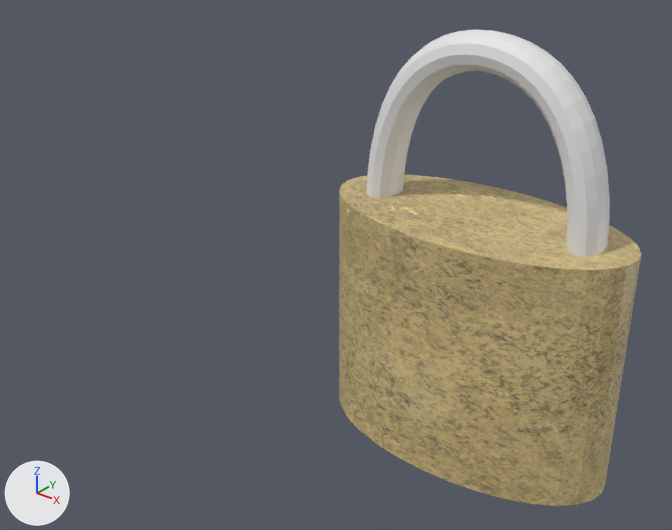
One commit to the Blender file Assets/Art/Environment/Objects/lock thing 1.blend: the scene before it, then after it.
One viewpoint serves both versions: a 50 mm camera at (2.58, -4.61, 3.0) aimed at (-0.3, -1.0, 0.76). The axes (+X, +Y, +Z) are drawn at lower left. The lights are the same throughout.
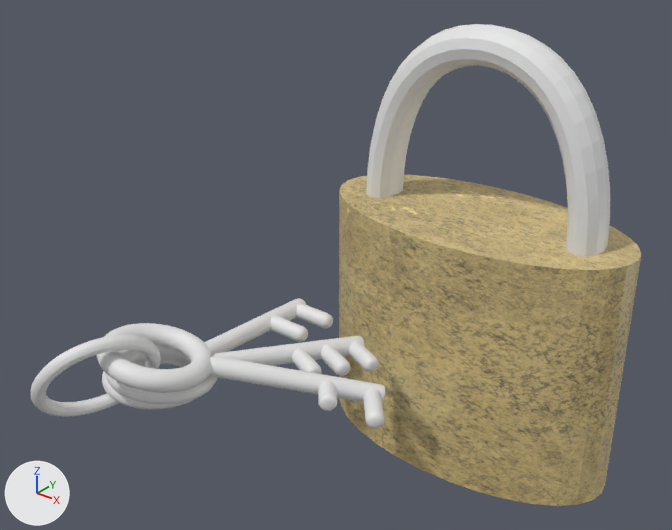
Boxes (x1, y1, x2, y2) around the edits, measured in the pictures (672 x 530 px):
```json
{"object": "Torus.001", "change": "moved", "before": [366, 30, 610, 257], "after": [366, 24, 610, 257]}
{"object": "Cylinder.007", "change": "added", "after": [97, 323, 385, 428]}
{"object": "Cylinder.006", "change": "added", "after": [105, 336, 379, 404]}
{"object": "Torus.005", "change": "added", "after": [31, 335, 161, 417]}
{"object": "Torus", "change": "added", "after": [102, 298, 333, 409]}
```

Scene script edits in JSON lines:
```json
{"op": "add", "block": "mat_material_002", "code": ["mat_material_002 = principled_material('Material.002')", "mat_material_002.base_color = (0.8, 0.8, 0.8)  # white #e7e7e7"]}
{"block": "me_torus_001", "where": "me_torus_001.from_pydata(...)  # 324 vertices, 314 faces; spans x -1.15..1.15, y -1.0..1.11, z -0.15..0.15"}
{"block": "me_torus_001", "where": "# used by ob_torus_001; location = (0.0, 0.0, 0.8); rotation_euler = (1.571, 0.0, 0.0), in degrees (90, 0, 0); scale = (0.7, 1.0, 1.0)"}
{"block": "me_torus_001", "change": "me_torus_001 part 1: the whole mesh is moved by (1.0, 1.0, 0.0)"}
{"op": "add", "block": "me_torus_005", "code": ["me_torus_005 = bpy.data.meshes.new('Torus.005')", "me_torus_005.from_pydata(...)  # a torus around z (ring radius 1.0, tube radius 0.12) spanning x -1.12..1.12, y -1.12..1.12, z -0.12..0.12", "me_torus_005.polygons.foreach_set('use_smooth', [True] * 576)", "me_torus_005.materials.append(mat_material_002)  # its picture is missing"]}
{"op": "add", "block": "me_cylinder_007", "code": ["me_cylinder_007 = bpy.data.meshes.new('Cylinder.007')", "me_cylinder_007.from_pydata(...)  # 2880 vertices, 2790 faces; spans x -1.2..1.2, y -24.9..6.2, z -4.1..2.1", "me_cylinder_007.polygons.foreach_set('use_smooth', [True] * 2790)", "me_cylinder_007.materials.append(mat_material_002)  # its picture is missing"]}
{"op": "add", "block": "me_cylinder_006", "code": ["me_cylinder_006 = bpy.data.meshes.new('Cylinder.006')", "me_cylinder_006.from_pydata(...)  # 3040 vertices, 2920 faces; spans x -1.2..1.2, y -22.4..8.8, z -2.9..1.2", "me_cylinder_006.polygons.foreach_set('use_smooth', [True] * 2920)", "me_cylinder_006.materials.append(mat_material_002)  # its picture is missing"]}
{"op": "add", "block": "me_torus", "code": ["me_torus = bpy.data.meshes.new('Torus')", "me_torus.from_pydata(...)  # 2880 vertices, 2790 faces; spans x -1.24..1.24, y -1.24..5.0, z -0.24..0.24", "me_torus.polygons.foreach_set('use_smooth', [True] * 2790)", "me_torus.materials.append(mat_material_002)  # its picture is missing"]}
{"op": "set", "path": "ob_torus_001.location", "old": "(0.0, 0.0, 0.8)", "new": "(-0.7, 0.0, -0.17)"}
{"op": "add", "block": "ob_torus_005", "code": ["ob_torus_005 = bpy.data.objects.new('Torus.005', me_torus_005)", "ob_torus_005.location = (-0.997, -2.144, 0.33)", "ob_torus_005.rotation_euler = (-0.873, -0.698, 0.698)  # degrees (-50, -40, 40)", "ob_torus_005.scale = (0.308, 0.308, 0.308)"]}
{"op": "add", "block": "ob_cylinder_007", "code": ["ob_cylinder_007 = bpy.data.objects.new('Cylinder.007', me_cylinder_007)", "ob_cylinder_007.location = (-0.037, -1.406, 0.231)", "ob_cylinder_007.rotation_euler = (1.833, 1.789, 0.96)  # degrees (105, 103, 55)", "ob_cylinder_007.scale = (0.0492, 0.0492, 0.0984)"]}
{"op": "add", "block": "ob_cylinder_006", "code": ["ob_cylinder_006 = bpy.data.objects.new('Cylinder.006', me_cylinder_006)", "ob_cylinder_006.location = (-0.406, -1.16, 0.17)", "ob_cylinder_006.rotation_euler = (1.702, 1.702, 1.265)  # degrees (98, 98, 72)", "ob_cylinder_006.scale = (0.0492, 0.0492, 0.148)"]}
{"op": "add", "block": "ob_torus", "code": ["ob_torus = bpy.data.objects.new('Torus', me_torus)", "ob_torus.location = (-0.96, -1.775, 0.17)", "ob_torus.rotation_euler = (-0.0611, 0.0, 0.0)  # degrees (-3.5, 0, 0)", "ob_torus.scale = (0.246, 0.246, 0.246)"]}
```
